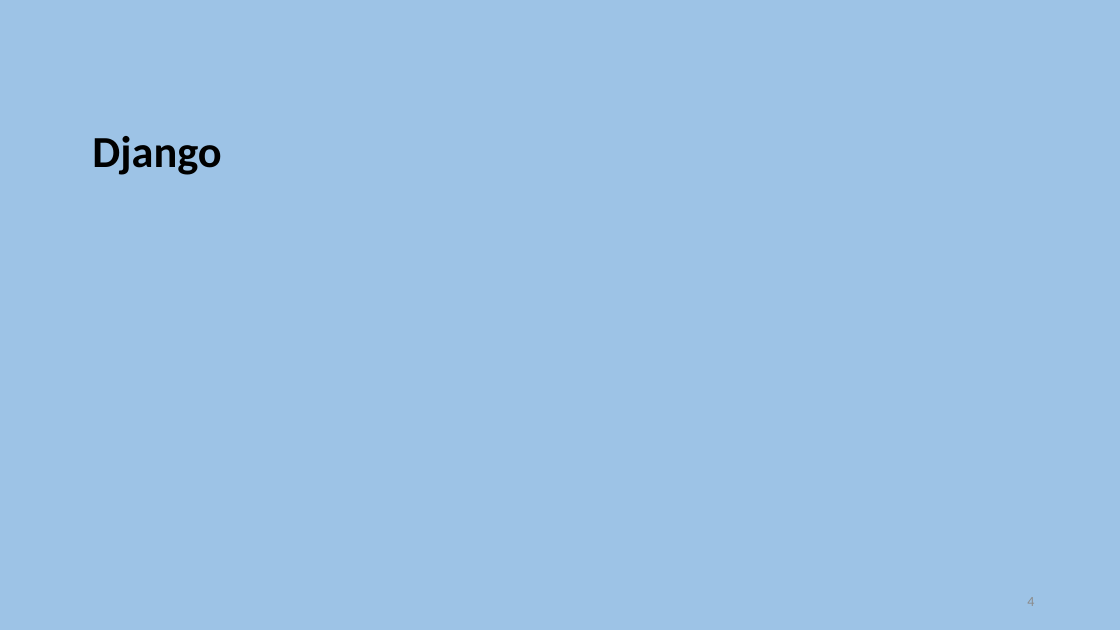
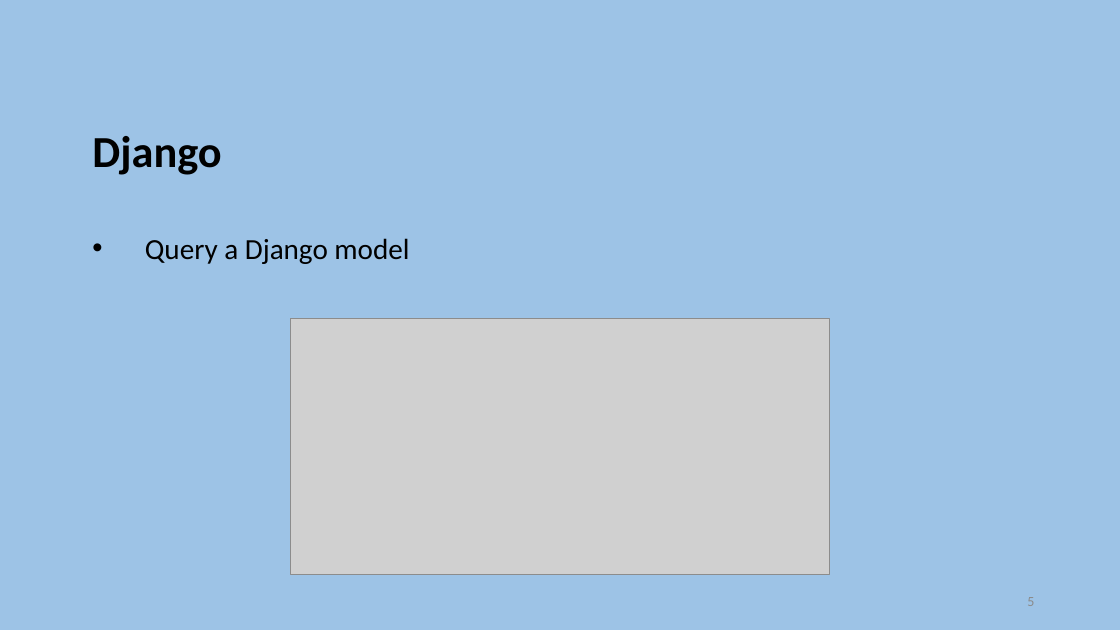
Before and after one commit to szetko/course-materials, a slide deck: slide 5 of OOSD/Exam Preparation/Exam Preparation.pptx (slide 4 before the commit). Drawn at 1120x630 pixels with LibreOffice and Linux fonts; fonts in the diff are those of the drawing; grey boxes stand for pictures. Boxes give left, top, right and bottom in pixels: in the first picture for what was removed or moved away, otherwise in the second. Text is boxed around its words. In the diff, an @@ line names an element or a change of style, - is before the commit and + after.

```diff
--- a/OOSD/Exam Preparation/Exam Preparation.pptx
+++ b/OOSD/Exam Preparation/Exam Preparation.pptx
@@ text at (x1=145, y1=238, x2=409, y2=264): paragraph added @@
+    • Query a Django model
@@ picture added at (x1=291, y1=318, x2=830, y2=575) @@
@@ page number at (x1=1027, y1=597, x2=1034, y2=606): text changed @@
-4
+5
```
Also in this commit, not shown: 5 other slides changed, 2 slides added, 1 slide removed, 4 other files.
